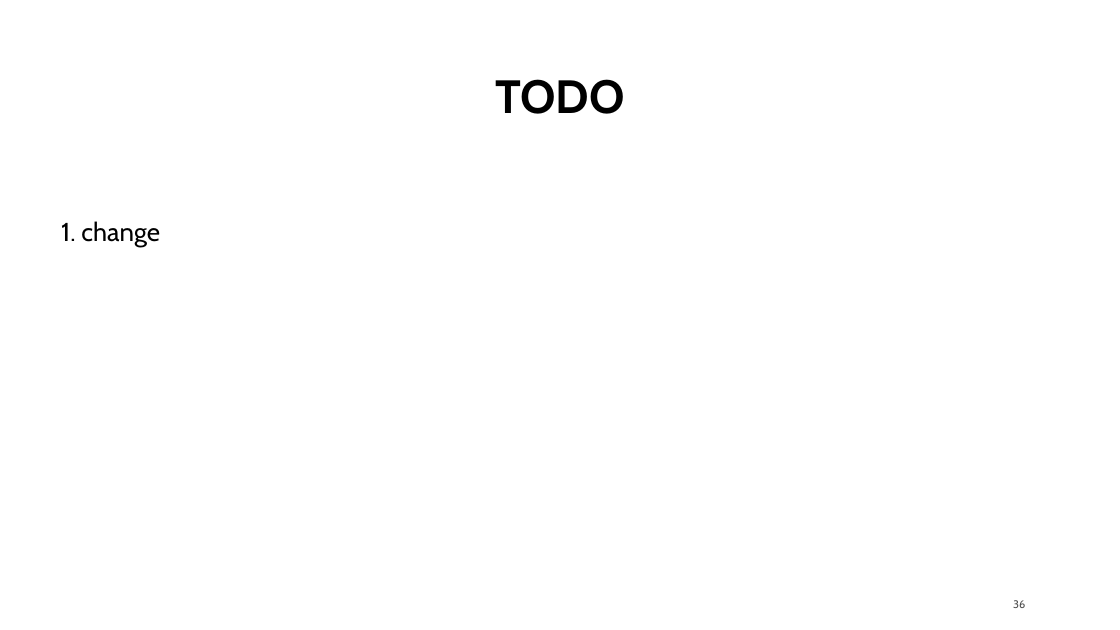
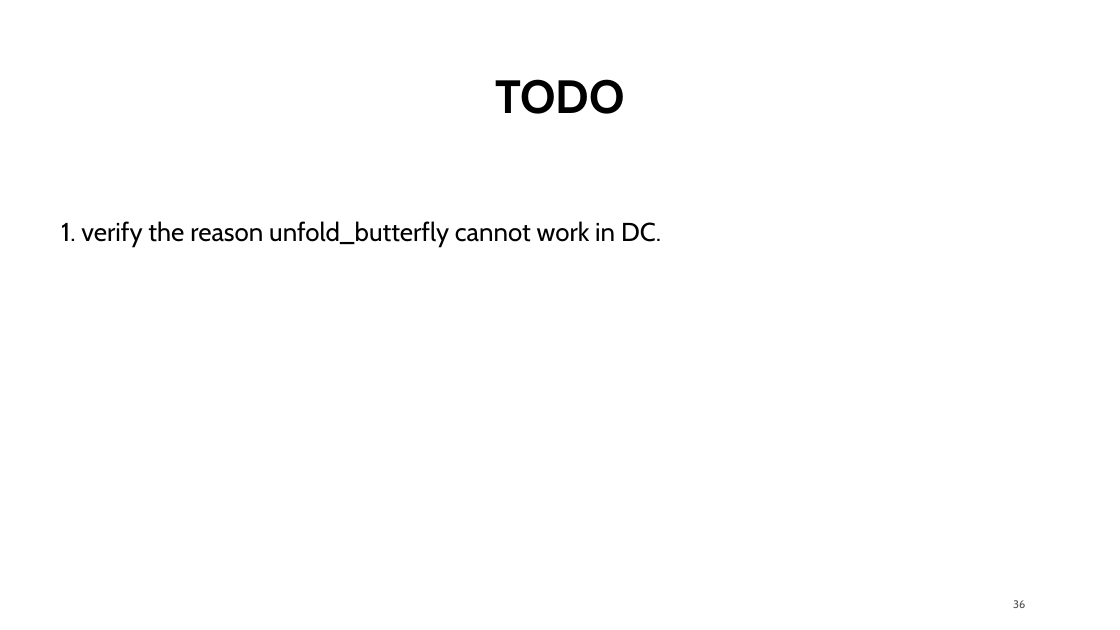
Before and after one commit to georgia-tech-synergy-lab/AcceleratorNoC, a slide deck: slide 36 of microswitch.pptx. Drawn at 1120x630 pixels with LibreOffice and Linux fonts; fonts in the diff are those of the drawing. Boxes give left, top, right and bottom in pixels: in the first picture for what was removed or moved away, otherwise in the second. Text is boxed around its words. In the diff, an @@ line names an element or a change of style, - is before the commit and + after.

```diff
--- a/microswitch.pptx
+++ b/microswitch.pptx
@@ text at <box>61,221,661,246</box>: text changed @@
-1. change
+1. verify the reason unfold_butterfly cannot work in DC.
```
Also in this commit, not shown: 6 other slides changed, 40 other files.
